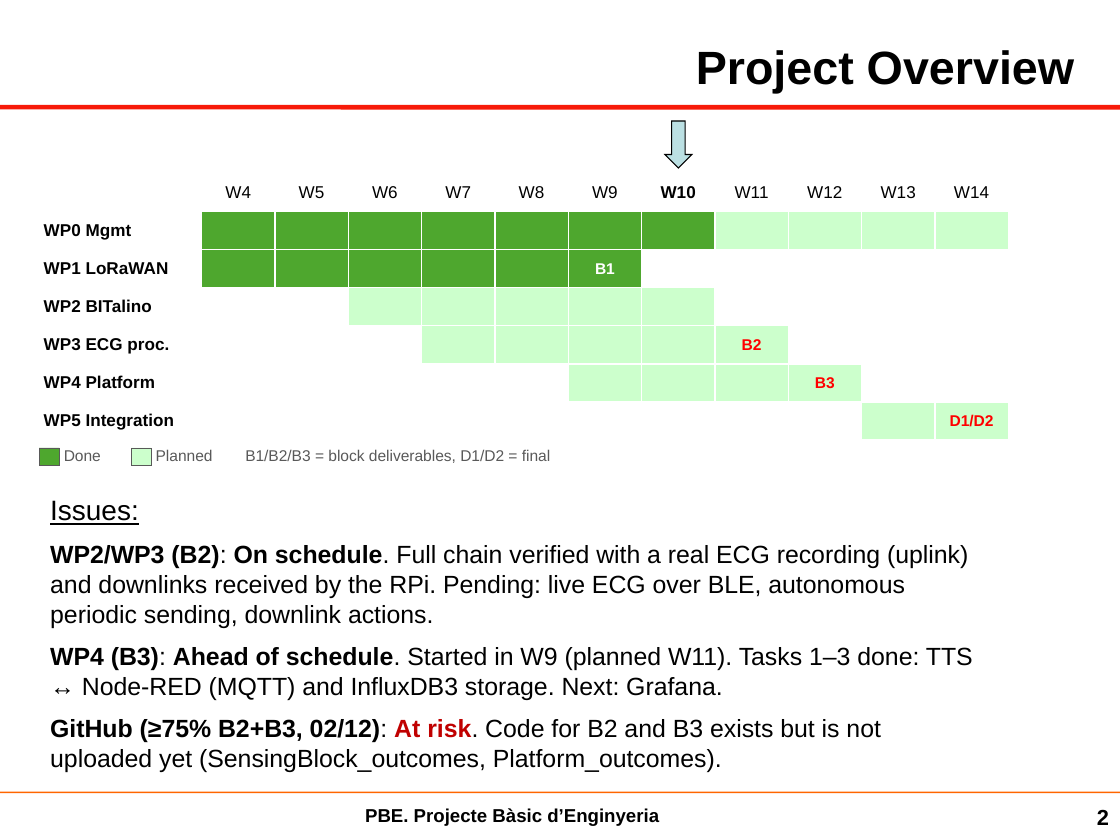
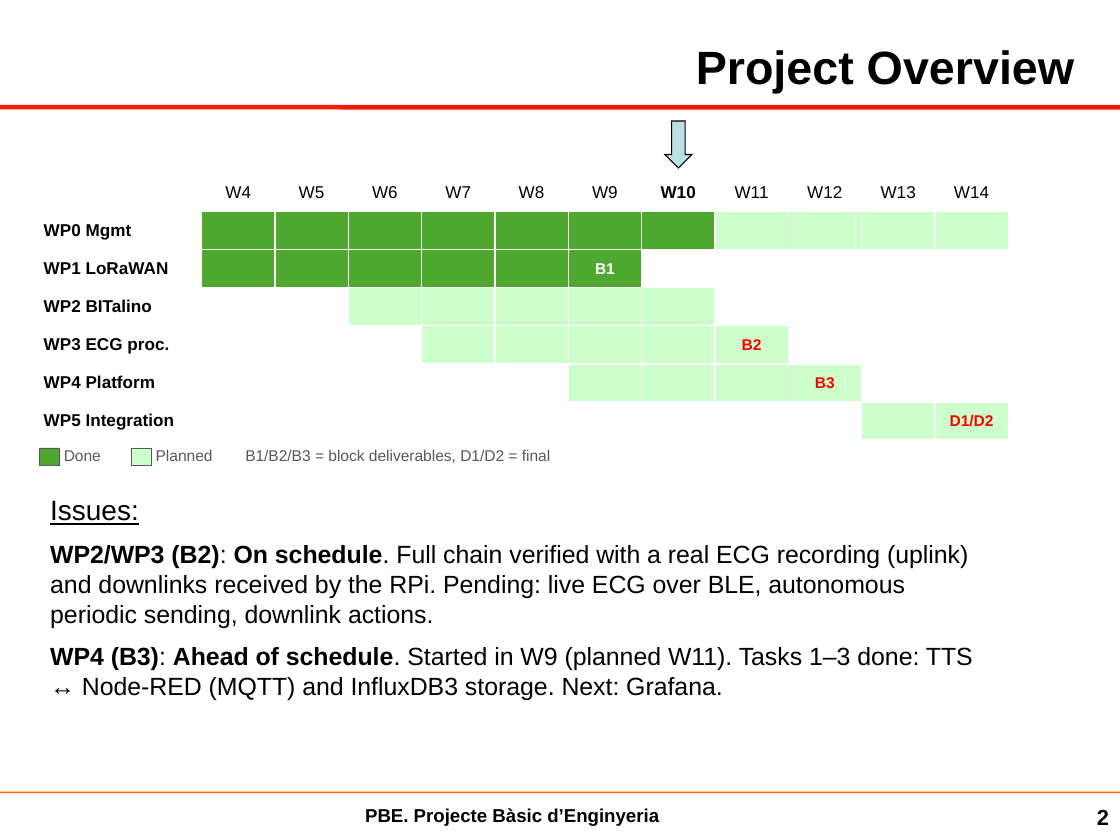
Before and after one commit to PBEF26/pbe-team1, a slide deck: slide 2 of Progress Reports/ProgressReport_PBE_25_11_26.pptx. Drawn at 1120x840 pixels with LibreOffice and Linux fonts; fonts in the diff are those of the drawing; background and template pictures are left out. Boxes give left, top, right and bottom in pixels: in the first picture for what was removed or moved away, otherwise in the second. Text is boxed around its words. In the diff, an @@ line names an element or a change of style, - is before the commit and + after.

```diff
--- a/Progress Reports/ProgressReport_PBE_25_11_26.pptx
+++ b/Progress Reports/ProgressReport_PBE_25_11_26.pptx
@@ text at [50,719,880,772]: paragraph removed @@
-GitHub (≥75% B2+B3, 02/12): At risk. Code for B2 and B3 exists but is not uploaded yet (SensingBlock_outcomes, Platform_outcomes).
```
Also in this commit, not shown: 1 slide added, 1 slide removed.
